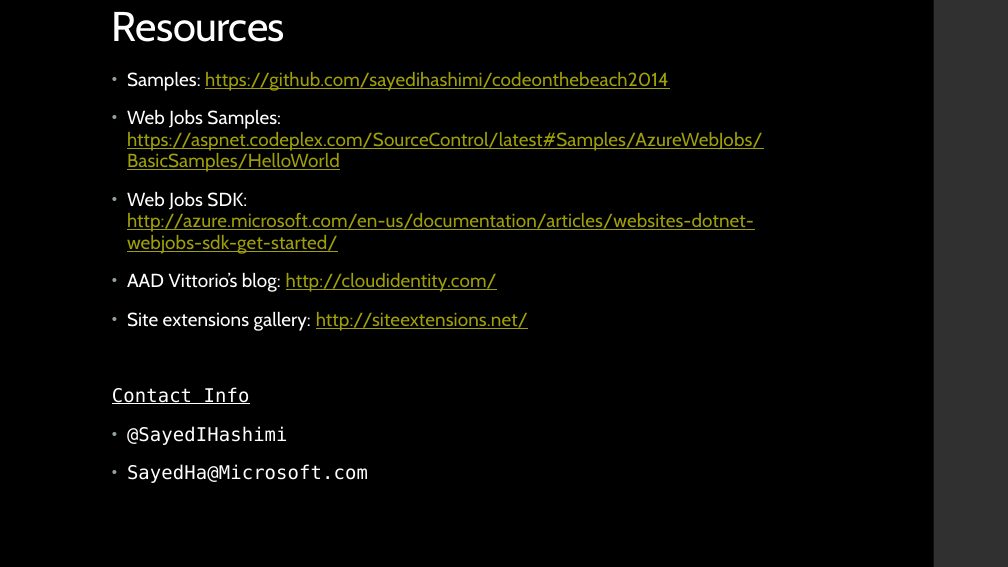
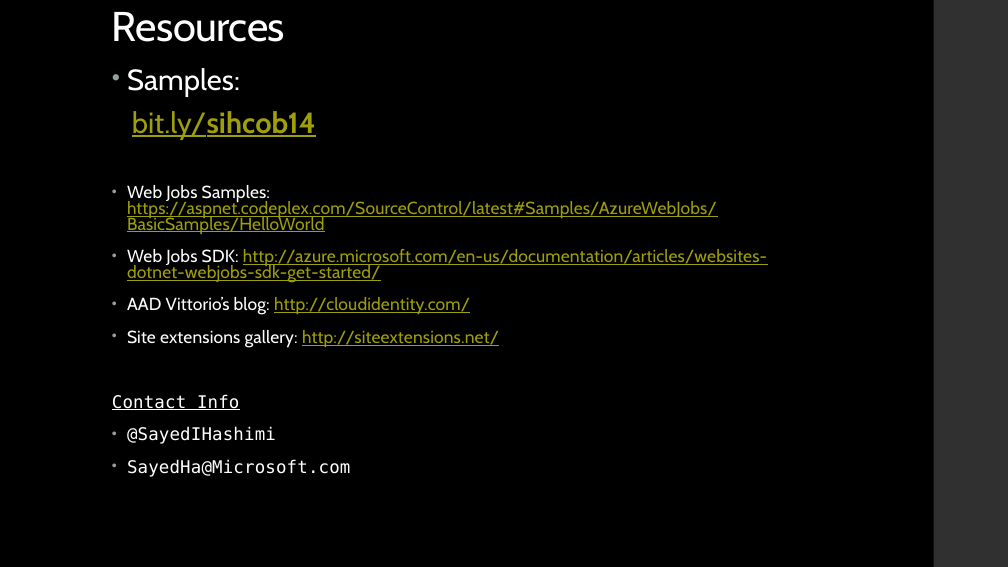
Before and after one commit to sayedihashimi/codeonthebeach2014, a slide deck: slide 11 of asp.net-and-azure-cob2014.pptx. Drawn at 1008x567 pixels with LibreOffice and Linux fonts; fonts in the diff are those of the drawing. Boxes give left, top, right and bottom in pixels: in the first picture for what was removed or moved away, otherwise in the second. Text is boxed around its words. In the diff, an @@ line names an element or a change of style, - is before the commit and + after.

Commit message:
updating ppt

```diff
--- a/asp.net-and-azure-cob2014.pptx
+++ b/asp.net-and-azure-cob2014.pptx
@@ text at [127, 68, 316, 139]: text changed; size 18 to 27.8 pt @@
-• Samples: https://github.com/sayedihashimi/codeonthebeach2014
+• Samples:
+bit.ly/sihcob14
@@ text at [112, 185, 767, 477]: size 18 to 16.6 pt; line spacing 0.95 to 0.75 @@
```
